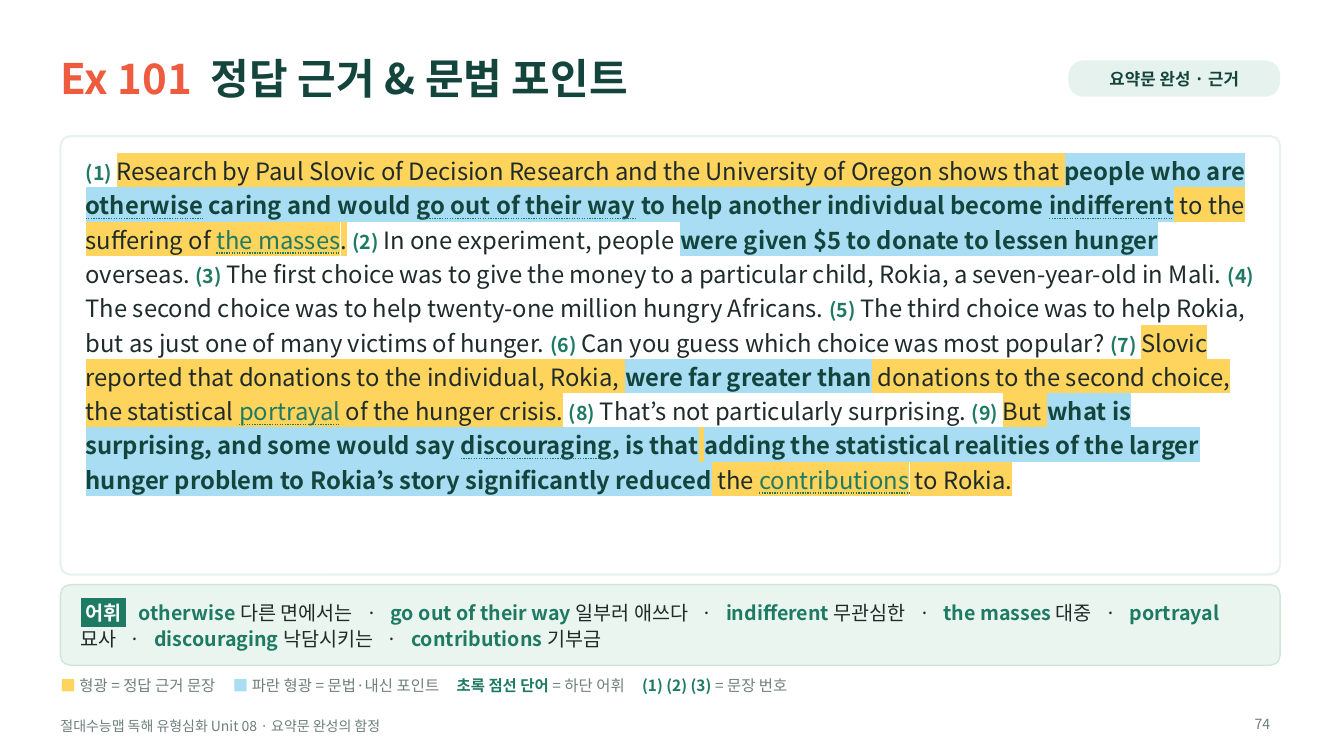
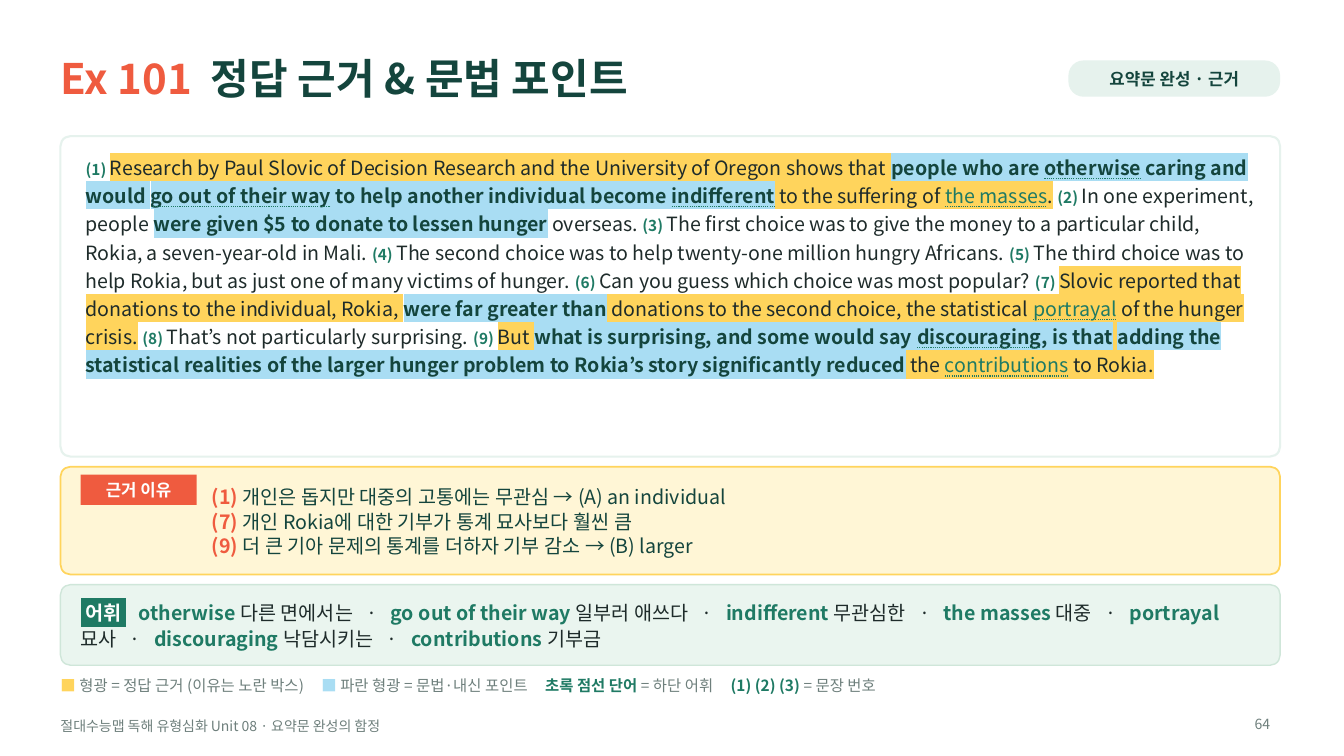
Before and after one commit to HUFSDavid/HUFSDavid, a slide deck: slide 64 of 절대수능맵_독해유형심화_Unit08_수업PPT.pptx (slide 74 before the commit). Drawn at 1344x756 pixels with LibreOffice and Linux fonts; fonts in the diff are those of the drawing. Boxes give left, top, right and bottom in pixels: in the first picture for what was removed or moved away, otherwise in the second. Text is boxed around its words. In the diff, an @@ line names an element or a change of style, - is before the commit and + after.

```diff
--- a/절대수능맵_독해유형심화_Unit08_수업PPT.pptx
+++ b/절대수능맵_독해유형심화_Unit08_수업PPT.pptx
@@ rounded rectangle: place and size @@
-rounded rectangle at [60,136,1280,575]
+rounded rectangle at [60,136,1280,457]
@@ rounded rectangle at [60,136,1280,457]: proportions changed @@
@@ text "(1) Research by Paul Slovic ..." at [86,159,1254,377]: size 14 to 11 pt in "(1) (2) (3) (4) (5) (6) (7) ..."; size 17 to 14 pt @@
@@ rounded rectangle added at [60,467,1280,575], fill #FFF6D6, outline #FFD45C 1.25 pt @@
@@ rectangle added at [81,475,197,505], fill #EF5B3F, 12 pt, text #FFFFFF, bold @@
+근거 이유
@@ text added at [212,487,726,558], 14 pt, text #14453D @@
+(1) 개인은 돕지만 대중의 고통에는 무관심 → (A) an individual
+(7) 개인 Rokia에 대한 기부가 통계 묘사보다 훨씬 큼
+(9) 더 큰 기아 문제의 통계를 더하자 기부 감소 → (B) larger
@@ text at [79,678,875,694]: text changed @@
-■ 형광 = 정답 근거 문장 ■ 파란 형광 = 문법·내신 포인트 초록 점선 단어 = 하단 어휘 (1) (2) (3) = 문장 번호
+■ 형광 = 정답 근거 (이유는 노란 박스) ■ 파란 형광 = 문법·내신 포인트 초록 점선 단어 = 하단 어휘 (1) (2) (3) = 문장 번호
@@ page number at [1255,718,1271,729]: text changed @@
-74
+64
```
Also in this commit, not shown: 27 other slides changed, 23 slides added, 40 slides removed, 5 other files.
